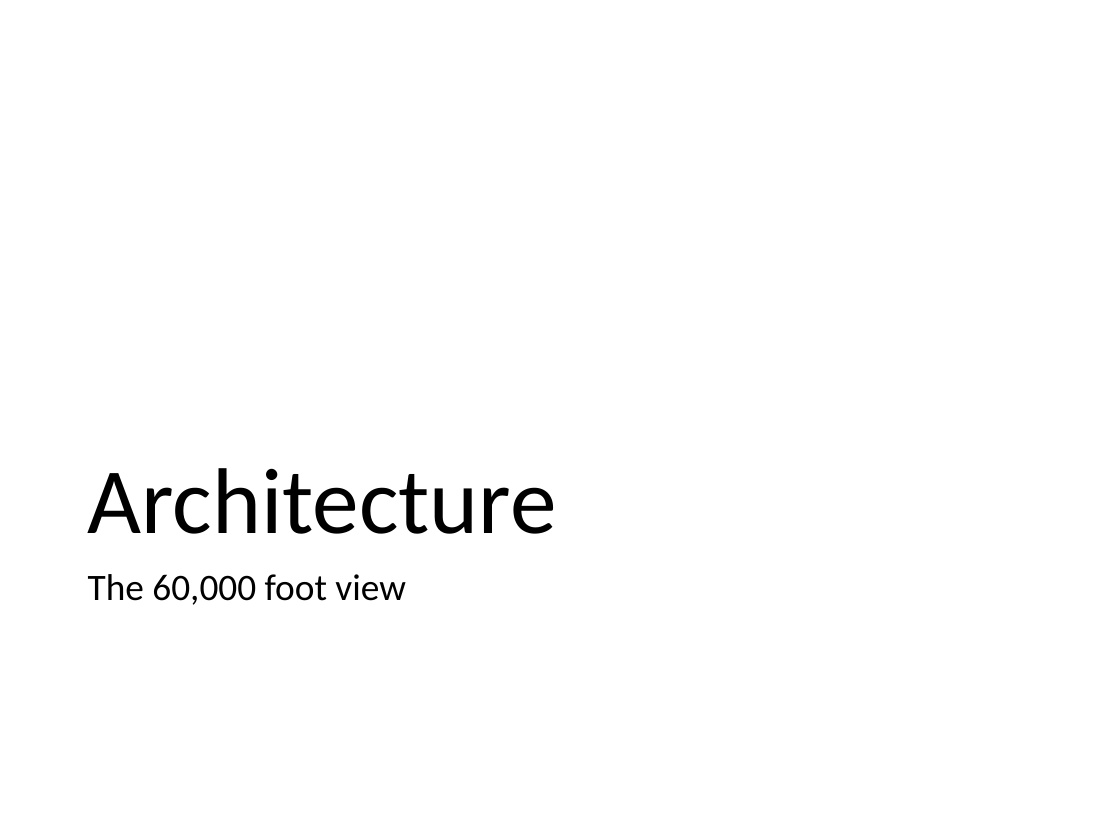
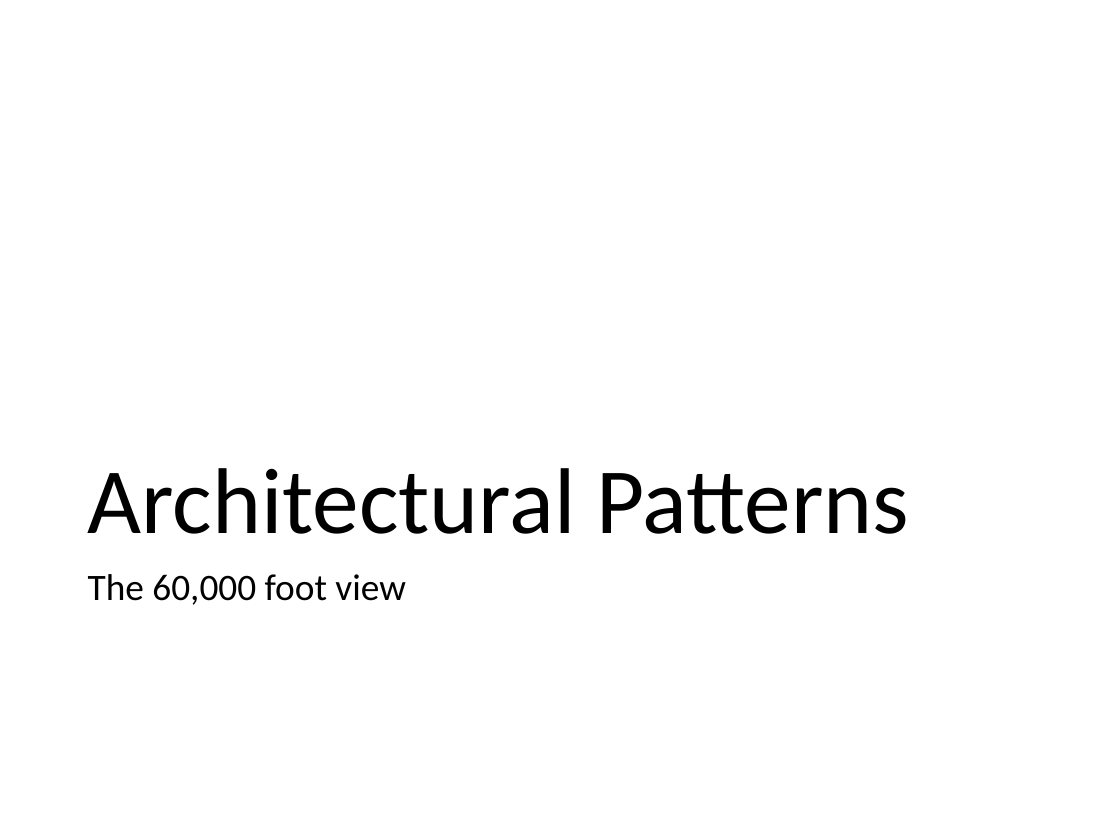
Before and after one commit to itascode/SU_SEGR_5240_18SQ, a slide deck: slide 10 of 03 - Patterns of Software Architecture.pptx. Drawn at 1120x840 pixels with LibreOffice and Linux fonts; fonts in the diff are those of the drawing. Boxes give left, top, right and bottom in pixels: in the first picture for what was removed or moved away, otherwise in the second. Text is boxed around its words. In the diff, an @@ line names an element or a change of style, - is before the commit and + after.

```diff
--- a/03 - Patterns of Software Architecture.pptx
+++ b/03 - Patterns of Software Architecture.pptx
@@ title at <box>88,468,910,534</box>: text changed @@
-Architecture
+Architectural Patterns
```
Also in this commit, not shown: 6 other slides changed.
